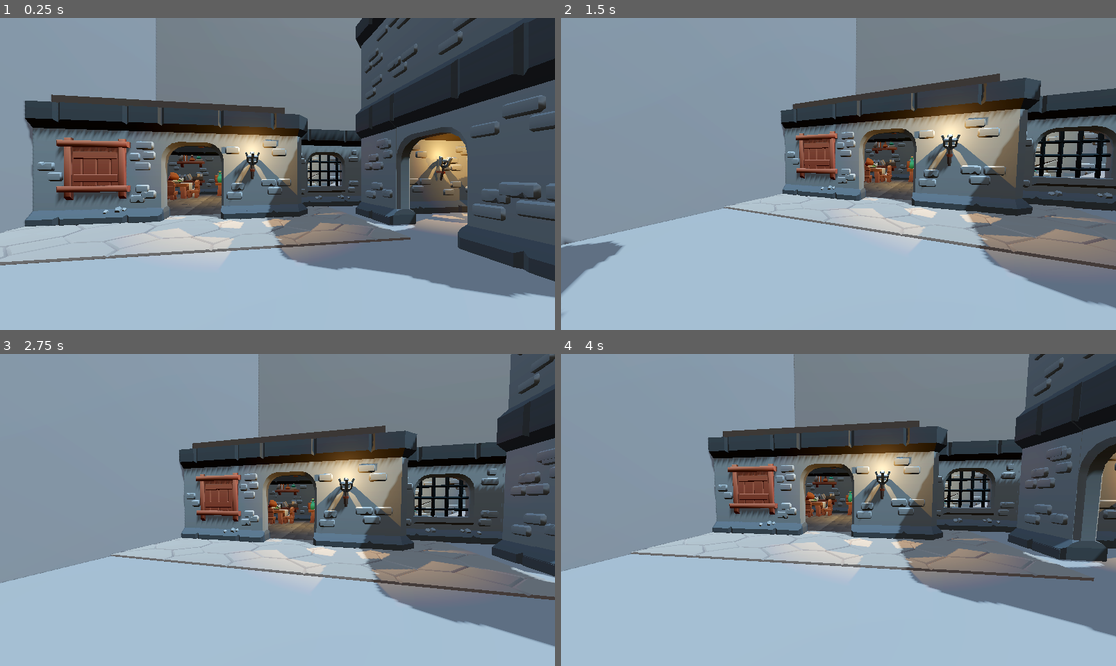
Above: before the commit, frames 1-4 (two rows, left to right).
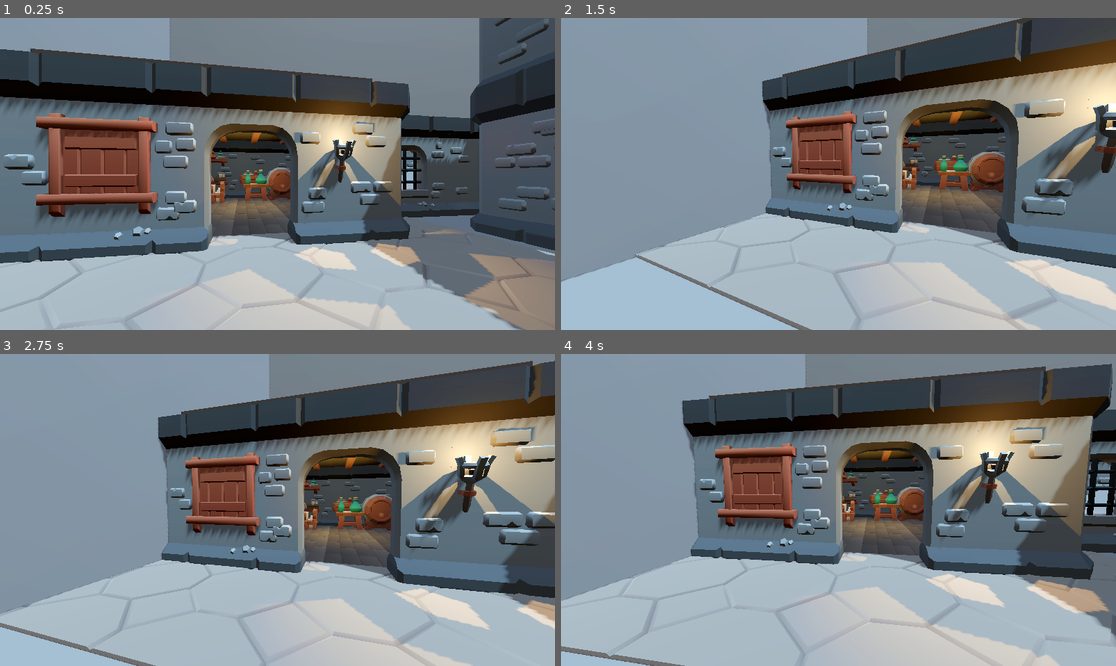
Above: after the commit, the same moments.

Repository: Kahils/supinski-kahil-project-3d
Game: Godot game, scene res://3Dscene.tscn
Same seed, same stepped clock (60 frames per second), same inputs: the game is played once before the commit and once after it.
Inputs (mouse positions are in pixels of both pictures, inside the frame that each line leads up to):
- Up to frame 1 (0.25 s): no input
- Up to frame 2 (1.5 s): tap Enter (ui_accept) at 0.5, 0.77, 1.25 s; move the mouse to (960, 158) at 0.52 s; hold Right (ui_right) 0.53-1.28 s; tap P (freefly) at 0.6 s; click (960, 158) at 0.67 s; move the mouse to (810, 174) at 1.27 s; hold Up (ui_up) from 1.28 s (still down); tap Shift (sprint) at 1.35 s
- Up to frame 3 (2.75 s): keep holding Up (ui_up); tap Enter (ui_accept) at 1.52, 2 s; move the mouse to (288, 503) at 2.02 s; tap P (freefly) at 2.1 s
- Up to frame 4 (4 s): keep holding Up (ui_up); tap Enter (ui_accept) at 2.75, 3.02, 3.5, 3.77 s; move the mouse to (832, 516) at 2.77 s; tap Shift (sprint) at 2.85 s; click (832, 516) at 2.92 s; move the mouse to (877, 513) at 3.52 s; tap P (freefly) at 3.6 s

The runs differ from the first frame. In frame 1, 65% of the frame differs, in the area x 0-100%, y 0-100%; in frame 2, 47%; in frame 3, 50%; in frame 4, 53%.

Commit message:
Update 3Dscene.tscn

Diff:
--- a/3Dscene.tscn
+++ b/3Dscene.tscn
@@ -144,7 +144,64 @@
 radius = 1.75
 
 [node name="ProtoController" parent="Node3D" unique_id=1931970740 instance=ExtResource("1_g24i5")]
-transform = Transform3D(0.17051908, 0, 0.9853543, 0, 1, 0, -0.9853543, 0, 0.17051908, -6.5664644, 0, 18.070696)
+transform = Transform3D(0.17051908, 0, 0.9853543, 0, 1, 0, -0.9853543, 0, 0.17051908, -9.613712, 0, 20.081594)
+
+[node name="Candles" parent="Node3D" unique_id=1952757614 instance=ExtResource("19_wfgdw")]
+transform = Transform3D(1, 0, 0, 0, 1, 0, 0, 0, 1, -17.843943, 3.7539537, 2.5630279)
+
+[node name="Candles2" parent="Node3D" unique_id=760925964 instance=ExtResource("19_wfgdw")]
+transform = Transform3D(0.5203838, 0, 0.8539325, 0, 1, 0, -0.8539325, 0, 0.5203838, -17.50138, 3.7539535, 2.9920306)
+
+[node name="Candles3" parent="Node3D" unique_id=696851 instance=ExtResource("19_wfgdw")]
+transform = Transform3D(0.75219643, 0, -0.65893894, 0, 1, 0, 0.65893894, 0, 0.75219643, -23.76309, 4.563415, -4.14209)
+
+[node name="Candles4" parent="Node3D" unique_id=940667338 instance=ExtResource("19_wfgdw")]
+transform = Transform3D(0.95412016, 0, 0.29942384, 0, 1, 0, -0.29942384, 0, 0.95412016, -23.788103, 4.563415, -3.5936685)
+
+[node name="Candles5" parent="Node3D" unique_id=1714673388 instance=ExtResource("19_wfgdw")]
+transform = Transform3D(0.75219643, 0, -0.65893894, 0, 1, 0, 0.65893894, 0, 0.75219643, -23.76309, 4.563415, -0.7571547)
+
+[node name="Candles6" parent="Node3D" unique_id=2058138073 instance=ExtResource("19_wfgdw")]
+transform = Transform3D(0.95412016, 0, 0.29942384, 0, 1, 0, -0.29942384, 0, 0.95412016, -23.788103, 4.563415, -0.20873332)
+
+[node name="Candles7" parent="Node3D" unique_id=1220601139 instance=ExtResource("19_wfgdw")]
+transform = Transform3D(0.75219643, 0, -0.65893894, 0, 1, 0, 0.65893894, 0, 0.75219643, -23.76309, 5.593662, -11.01296)
+
+[node name="Candles8" parent="Node3D" unique_id=895109867 instance=ExtResource("19_wfgdw")]
+transform = Transform3D(0.95412016, 0, 0.29942384, 0, 1, 0, -0.29942384, 0, 0.95412016, -23.788103, 5.593662, -10.464539)
+
+[node name="Candles9" parent="Node3D" unique_id=1812512775 instance=ExtResource("19_wfgdw")]
+transform = Transform3D(0.75219643, 0, -0.65893894, 0, 1, 0, 0.65893894, 0, 0.75219643, -14.511998, 6.4189806, -11.5883665)
+
+[node name="Candles10" parent="Node3D" unique_id=1860908047 instance=ExtResource("19_wfgdw")]
+transform = Transform3D(0.95412016, 0, 0.29942384, 0, 1, 0, -0.29942384, 0, 0.95412016, -14.537011, 6.4189806, -11.039945)
+
+[node name="Candles11" parent="Node3D" unique_id=1329651544 instance=ExtResource("19_wfgdw")]
+transform = Transform3D(-0.19738361, 0, -0.9803263, 0, 1, 0, 0.9803263, 0, -0.19738361, -14.3173895, 6.4189806, -7.8870397)
+
+[node name="Candles12" parent="Node3D" unique_id=1718647994 instance=ExtResource("19_wfgdw")]
+transform = Transform3D(0.7344173, 0, -0.6786982, 0, 1, 0, 0.6786982, 0, 0.7344173, -14.805568, 6.4189806, -7.6358953)
+
+[node name="Candles13" parent="Node3D" unique_id=1233225376 instance=ExtResource("19_wfgdw")]
+transform = Transform3D(-0.9849318, 0, 0.17294346, 0, 1, 0, -0.17294346, 0, -0.9849318, -17.312342, 7.535754, -1.1359817)
+
+[node name="Candles14" parent="Node3D" unique_id=154252199 instance=ExtResource("19_wfgdw")]
+transform = Transform3D(-0.6602245, 0, -0.7510683, 0, 1, 0, 0.7510683, 0, -0.6602245, -17.575548, 7.535754, -1.6177634)
+
+[node name="Candles15" parent="Node3D" unique_id=546213741 instance=ExtResource("19_wfgdw")]
+transform = Transform3D(0.741039, 0, -0.67146206, 0, 1, 0, 0.67146206, 0, 0.741039, -11.306493, 8.489051, 3.5701125)
+
+[node name="Candles16" parent="Node3D" unique_id=433071160 instance=ExtResource("19_wfgdw")]
+transform = Transform3D(0.95900786, 0, 0.28337935, 0, 1, 0, -0.28337935, 0, 0.95900786, -11.340701, 8.489051, 4.118037)
+
+[node name="Coins" parent="Node3D" unique_id=531613976 instance=ExtResource("22_4h6y6")]
+transform = Transform3D(1, 0, 0, 0, 1, 0, 0, 0, 1, -9.728093, 8.3446455, 11.4448185)
+
+[node name="Coins2" parent="Node3D" unique_id=754483769 instance=ExtResource("22_4h6y6")]
+transform = Transform3D(0.04801294, 0, -0.9988467, 0, 1, 0, 0.9988467, 0, 0.04801294, -13.212692, 8.325895, 11.519394)
+
+[node name="Candles17" parent="Node3D" unique_id=1592225312 instance=ExtResource("19_wfgdw")]
+transform = Transform3D(-0.49342582, 0, -0.8697879, 0, 1, 0, 0.8697879, 0, -0.49342582, -11.375558, 8.331171, 11.740095)
 
 [node name="Mounted Torch" parent="." unique_id=870061539 instance=ExtResource("2_4c444")]
 transform = Transform3D(0.018167824, 0, 0.999835, 0, 1, 0, -0.999835, 0, 0.018167824, -14.420137, 2.3718193, 17.698814)
@@ -461,7 +518,7 @@
 [node name="Food Plate" parent="." unique_id=743042772 instance=ExtResource("18_fl2vk")]
 transform = Transform3D(-0.09035447, 0, 0.9959097, 0, 1, 0, -0.9959097, 0, -0.09035447, -21.72017, 1.5579829, 22.632704)
 
-[node name="Candles" parent="." unique_id=1952757614 instance=ExtResource("19_wfgdw")]
+[node name="Candles" parent="." unique_id=694819439 instance=ExtResource("19_wfgdw")]
 transform = Transform3D(1, 0, 0, 0, 1, 0, 0, 0, 1, -20.776857, 0.5579829, 23.345423)
 
 [node name="Candles2" parent="." unique_id=787927030 instance=ExtResource("19_wfgdw")]
@@ -476,7 +533,7 @@
 [node name="Chest" parent="." unique_id=694470134 instance=ExtResource("21_7ebxg")]
 transform = Transform3D(-0.7527941, 0, -0.65825605, 0, 1, 0, 0.65825605, 0, -0.7527941, -16.156212, 0.55798316, 23.522097)
 
-[node name="Coins" parent="." unique_id=531613976 instance=ExtResource("22_4h6y6")]
+[node name="Coins" parent="." unique_id=1159309220 instance=ExtResource("22_4h6y6")]
 transform = Transform3D(1, 0, 0, 0, 1, 0, 0, 0, 1, -17.93472, 0.5579827, 23.586103)
 
 [node name="Keg" parent="." unique_id=406017630 instance=ExtResource("23_wamf3")]
